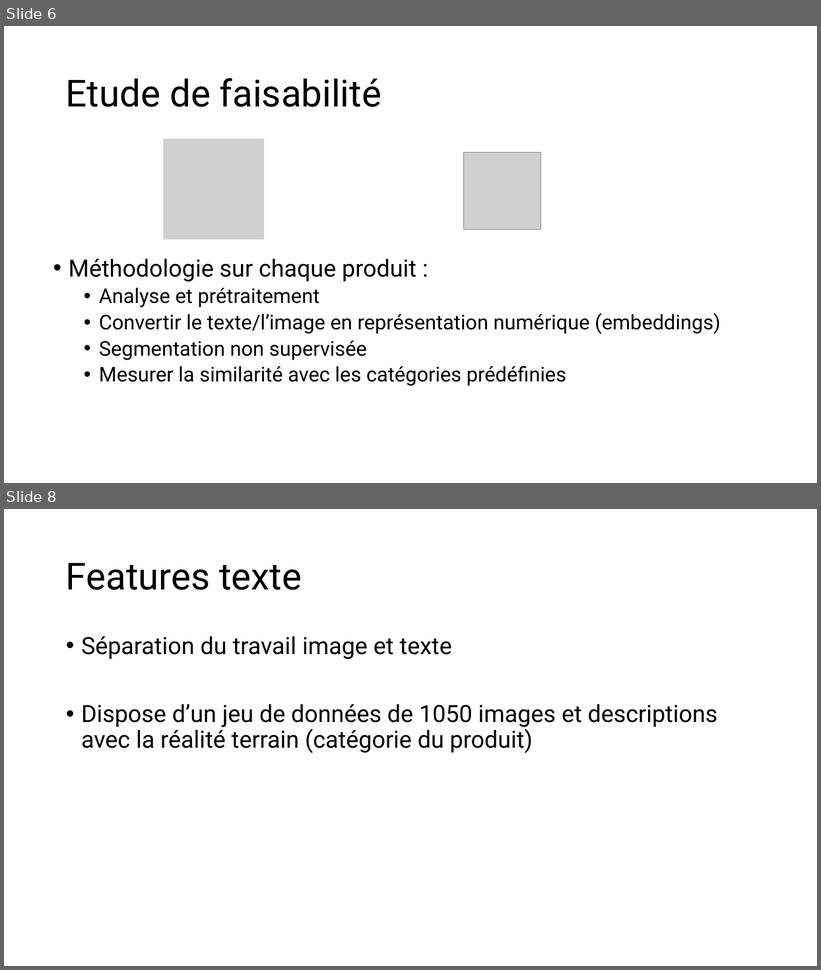
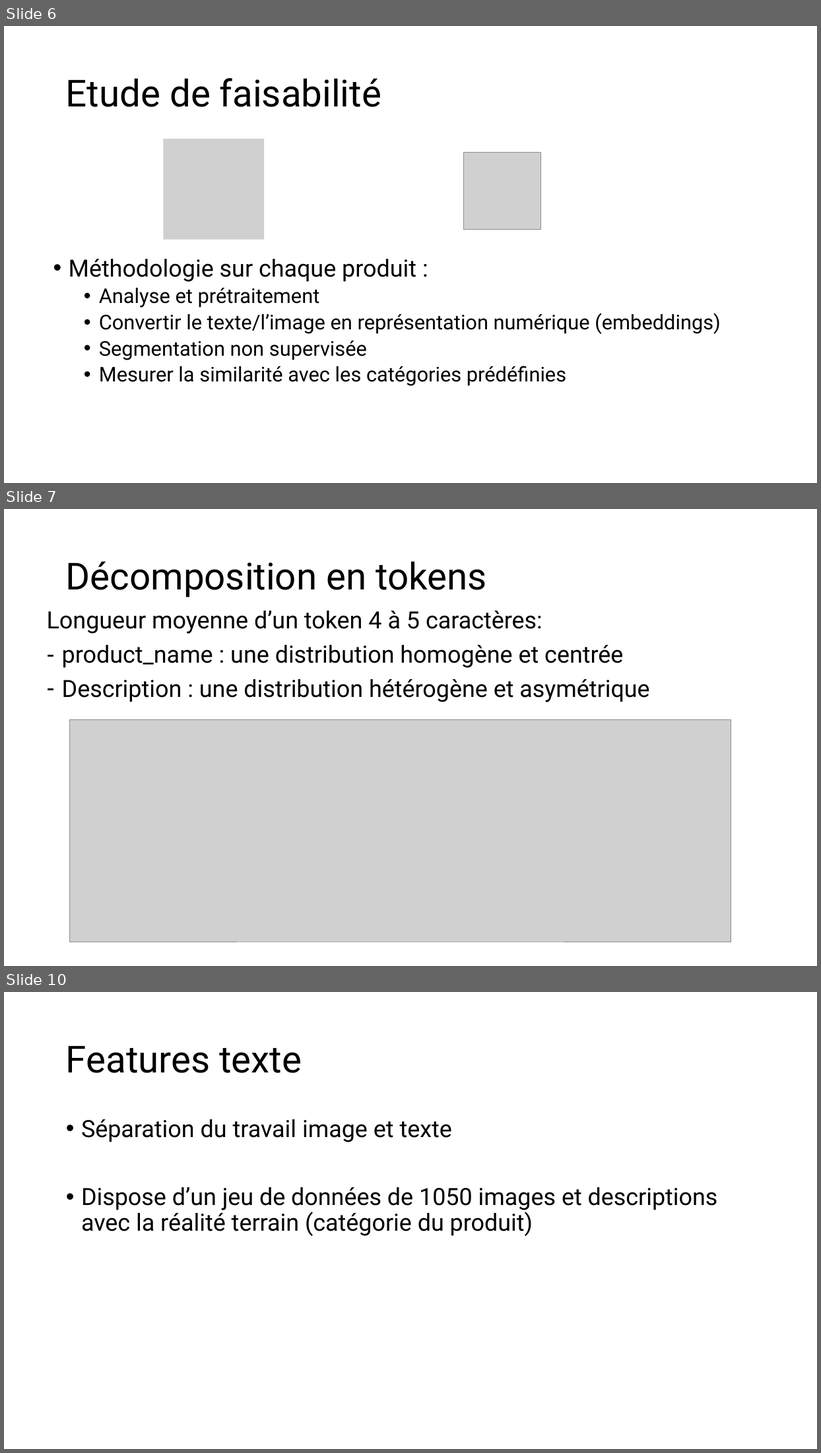
Before and after one commit to Hedredo/oc_projet_6, a slide deck: 5_presentation_072024.pptx. Shown one above the other, each under a label of ours: slides 6 and 8 before the commit, slides 6, 7 and 10 after it; the slides between them are not shown. The pictures are 821x970 and 821x1453 pixels, drawn with LibreOffice and Linux fonts; fonts in the diff are those of the drawing; grey boxes stand for pictures. Boxes give left, top, right and bottom in pixels: in the first picture for what was removed or moved away, otherwise in the second. Text is boxed around its words. In the diff, an @@ line names an element or a change of style, - is before the commit and + after.

```diff
--- a/5_presentation_072024.pptx
+++ b/5_presentation_072024.pptx
@@ slide 7 added at (4, 509, 817, 966), background #FFFFFF @@
@@ title added at (66, 561, 486, 597), 44 pt, text #000000 @@
+Décomposition en tokens
@@ text added at (47, 611, 649, 702), 28 pt, text #000000 @@
+Longueur moyenne d’un token 4 à 5 caractères:
+– product_name : une distribution homogène et centrée
+– Description : une distribution hétérogène et asymétrique
@@ picture added at (70, 720, 731, 942) @@
@@ what was slide 8 is now slide 10 @@
```
Also in this commit, not shown: 1 slide changed, 1 other slide added, 1 other file.
